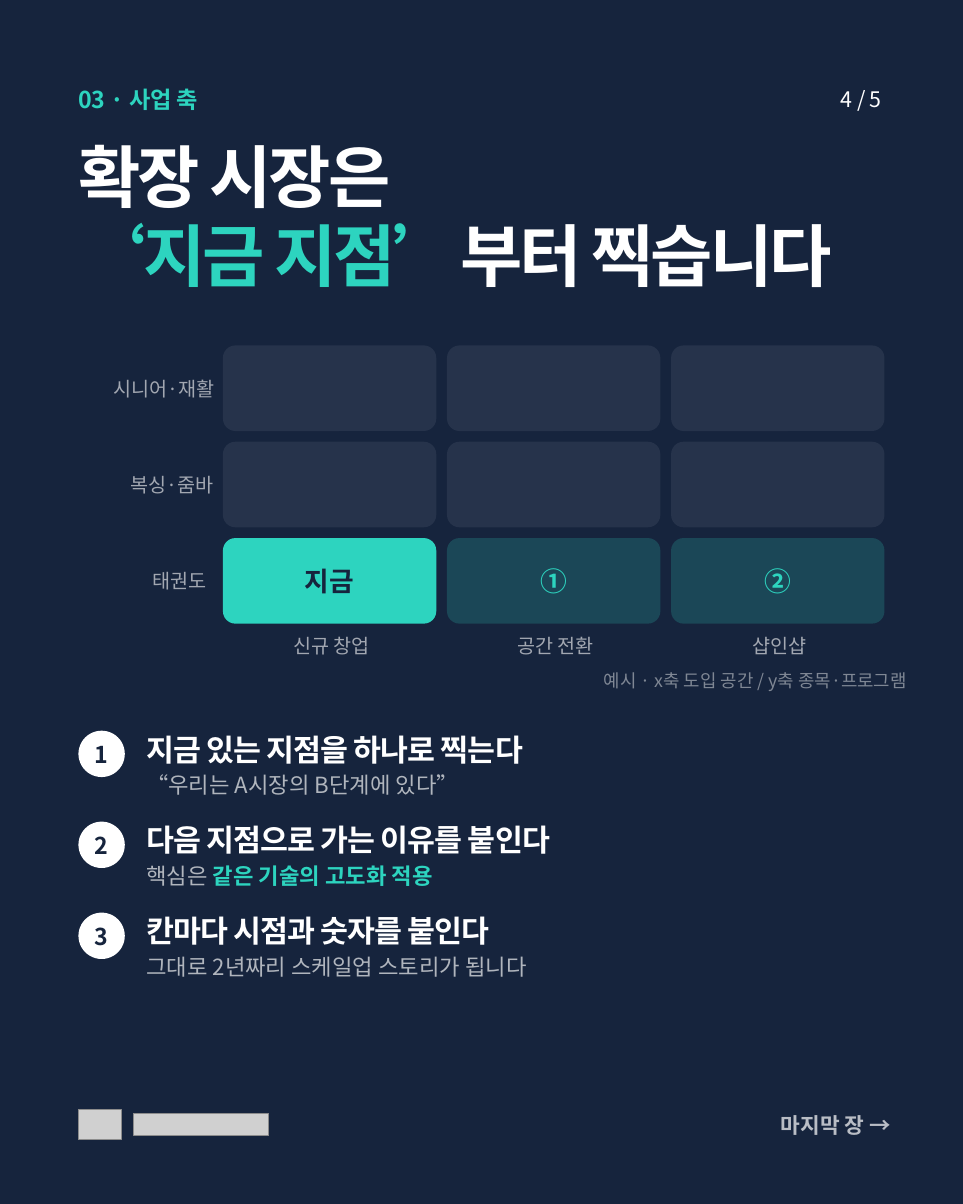
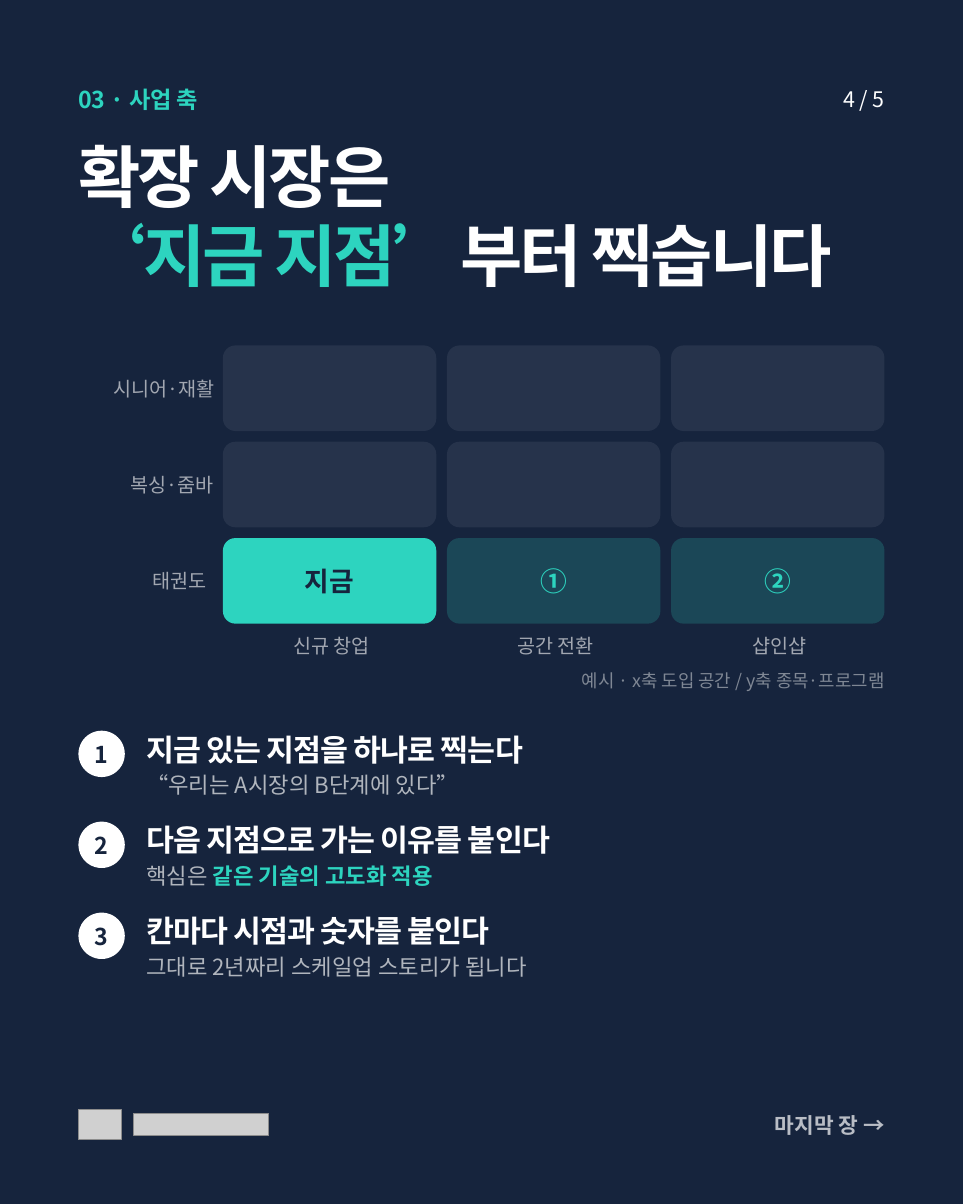
Before and after one commit to standardcho-debug/supernova, a slide deck: slide 4 of service/marketing-studio/samples/tips-v1/canva/TIPS_캐러셀_5p.pptx. Drawn at 963x1204 pixels with LibreOffice and Linux fonts; fonts in the diff are those of the drawing; grey boxes stand for pictures. Boxes give left, top, right and bottom in pixels: in the first picture for what was removed or moved away, otherwise in the second. Text is boxed around its words. In the diff, an @@ line names an element or a change of style, - is before the commit and + after.

```diff
--- a/service/marketing-studio/samples/tips-v1/canva/TIPS_캐러셀_5p.pptx
+++ b/service/marketing-studio/samples/tips-v1/canva/TIPS_캐러셀_5p.pptx
@@ alignment left to right in 3 elements at [844, 91, 885, 108], [775, 1115, 859, 1135], [582, 672, 884, 691] @@
@@ text "예시 · x축 도입 공간 ...": place and size @@
-text "예시 · x축 도입 공간 ..." at [604, 672, 906, 691]
+text "예시 · x축 도입 공간 ..." at [582, 672, 884, 691]
```
Also in this commit, not shown: 4 other slides changed, 3 other files.
